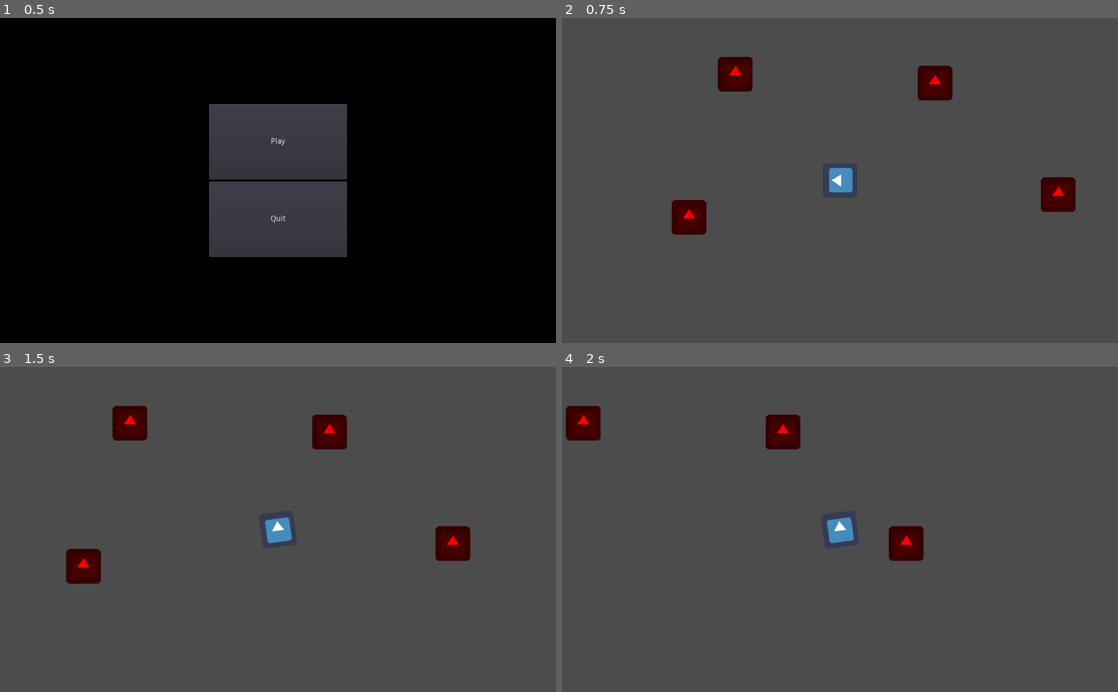
Above: before the commit, frames 1-4 (two rows, left to right).
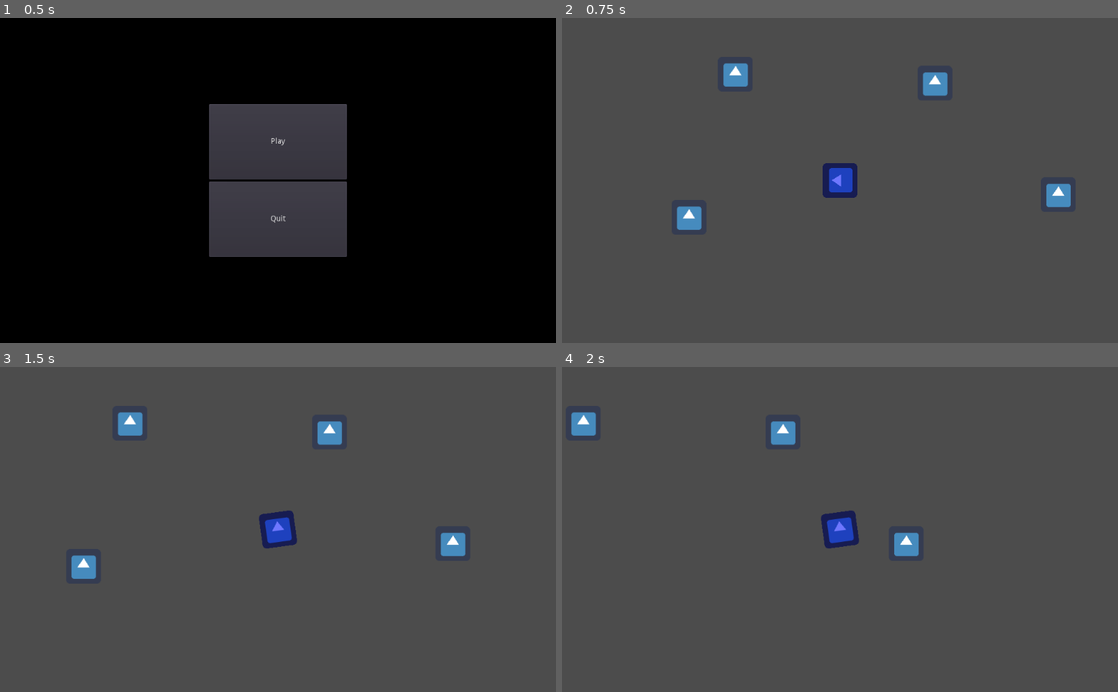
Above: after the commit, the same moments.

Repository: hamzasclone2/untitled-pokemon-game
Game: Godot game, scene res://Scenes/MainMenu.tscn
Same seed, same stepped clock (60 frames per second), same inputs: the game is played once before the commit and once after it. The engine's default icon, where the game draws it, is replaced by a stand-in: a white triangle on a blue panel in a dark square.
Inputs (mouse positions are in pixels of both pictures, inside the frame that each line leads up to):
- Up to frame 1 (0.5 s): no input
- Up to frame 2 (0.75 s): click "Play" at 0.5 s
- Up to frame 3 (1.5 s): tap Enter at 1.25 s; move the mouse to (400, 513) at 1.27 s; hold D (right) from 1.28 s (still down); click (400, 513) at 1.35 s
- Up to frame 4 (2 s): keep holding D (right)

Frame 1 is identical in both runs. In frame 2, 3.3% of the frame differs, in the area x 19-93%, y 11-67%; in frame 3, 3.3%; in frame 4, 2.7%.

Commit message:
enemies blink red when hit

Diff:
--- a/Scenes/BasicEnemy.tscn
+++ b/Scenes/BasicEnemy.tscn
@@ -1,10 +1,25 @@
-[gd_scene load_steps=4 format=2]
+[gd_scene load_steps=5 format=2]
 
 [ext_resource path="res://Images/icon.png" type="Texture" id=1]
-[ext_resource path="res://Scenes/BasicEnemy.gd" type="Script" id=2]
+[ext_resource path="res://Scripts/BasicEnemy.gd" type="Script" id=2]
 
 [sub_resource type="RectangleShape2D" id=1]
 extents = Vector2( 31.95, 31.6179 )
+
+[sub_resource type="Animation" id=2]
+resource_name = "hit"
+tracks/0/type = "value"
+tracks/0/path = NodePath("Sprite:modulate")
+tracks/0/interp = 1
+tracks/0/loop_wrap = true
+tracks/0/imported = false
+tracks/0/enabled = true
+tracks/0/keys = {
+"times": PoolRealArray( 0.1, 0.2, 0.5 ),
+"transitions": PoolRealArray( 1, 1, 1 ),
+"update": 0,
+"values": [ Color( 1, 1, 1, 1 ), Color( 1, 0, 0, 1 ), Color( 1, 1, 1, 1 ) ]
+}
 
 [node name="BasicEnemy" type="KinematicBody2D" groups=[
 "enemy",
@@ -12,8 +27,10 @@
 script = ExtResource( 2 )
 
 [node name="Sprite" type="Sprite" parent="."]
-modulate = Color( 1, 0, 0, 1 )
 texture = ExtResource( 1 )
 
 [node name="CollisionShape2D" type="CollisionShape2D" parent="."]
 shape = SubResource( 1 )
+
+[node name="AnimationPlayer" type="AnimationPlayer" parent="."]
+anims/hit = SubResource( 2 )
--- a/Scenes/Player.tscn
+++ b/Scenes/Player.tscn
@@ -12,6 +12,7 @@
 script = ExtResource( 2 )
 
 [node name="Sprite" type="Sprite" parent="."]
+modulate = Color( 0.435294, 0.470588, 1, 1 )
 texture = ExtResource( 1 )
 
 [node name="Sword" parent="." instance=ExtResource( 3 )]
--- a/Scenes/BasicEnemy.gd
+++ b/Scripts/BasicEnemy.gd
@@ -2,10 +2,11 @@
 
 var health = 2
 onready var sprite = $Sprite
+onready var AnimPlayer = $AnimationPlayer
 
 func take_damage(damage):
 	health -= damage
-	sprite.modulate = Color(0,1,0)
+	AnimPlayer.play("hit")
 
 func _process(delta):
 	if health <= 0:
